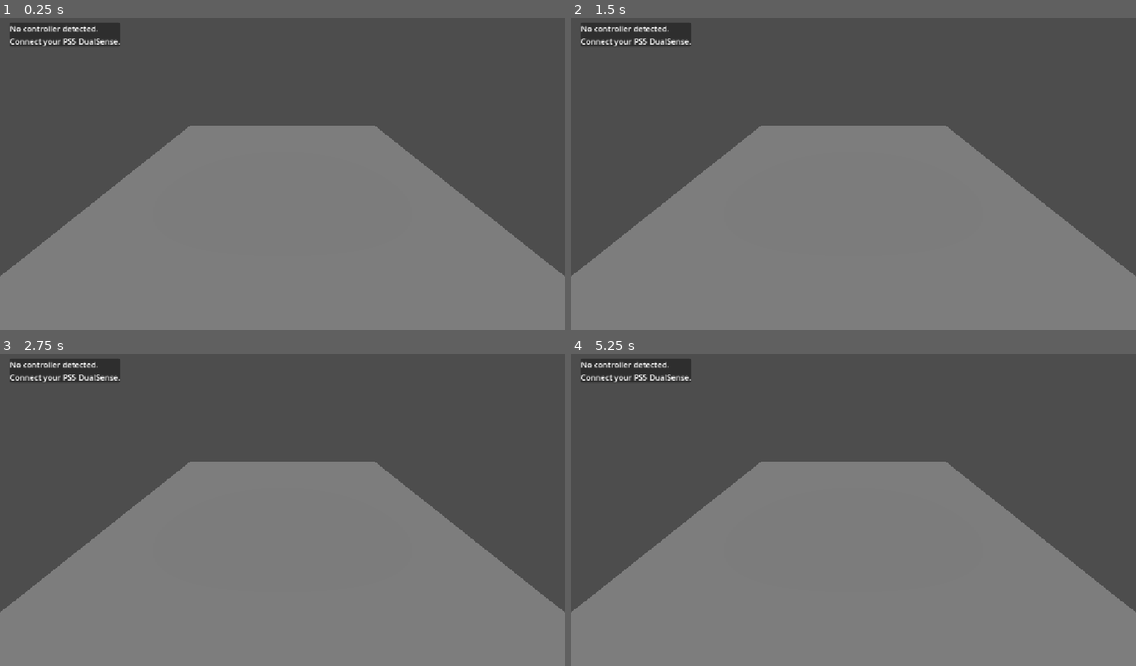
Above: before the commit, frames 1-4 (two rows, left to right).
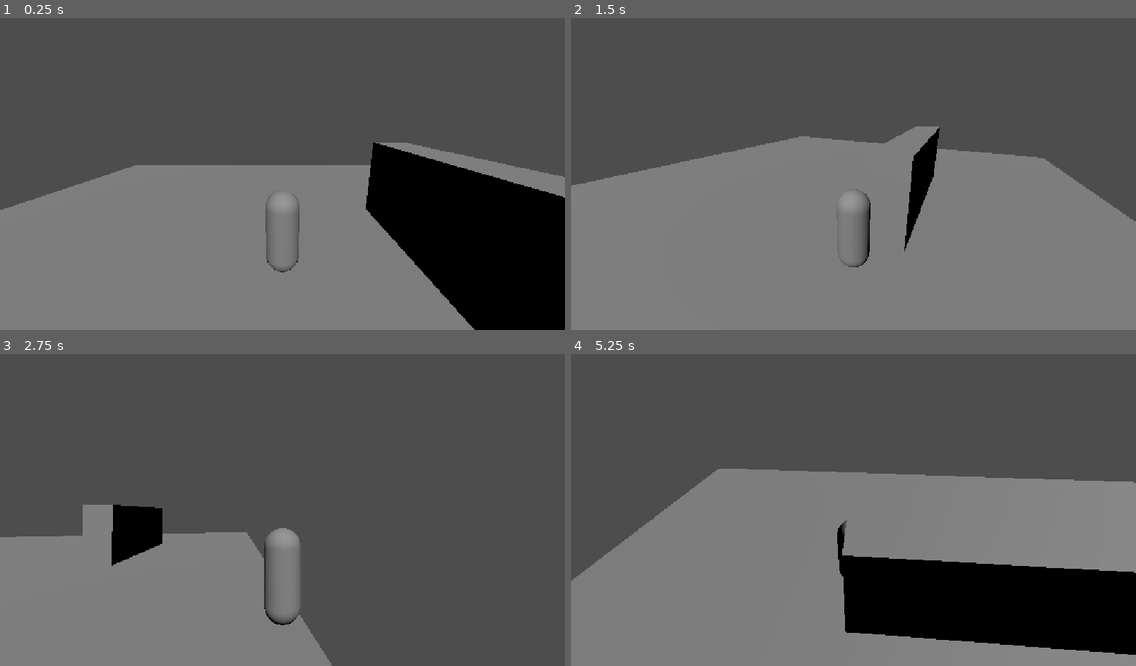
Above: after the commit, the same moments.

Repository: MelodyMan31/guildd-rpg-prototype
Game: Godot game, scene res://scenes/worlds/movement_test.tscn
Two runs of this game, one before a commit and one after it. Both use one fixed random seed, a clock stepped at 60 frames per second and the inputs below. Before the commit the project starts from res://scenes/worlds/test_arena.tscn.
Inputs (mouse positions are in pixels of both pictures, inside the frame that each line leads up to):
- Up to frame 1 (0.25 s): no input
- Up to frame 2 (1.5 s): tap Enter at 0.5 s; move the mouse to (977, 155) at 0.52 s; hold D (move_right) 0.53-1.28 s; hold Shift (sprint, bound only after the commit) 0.53-1.28 s; tap Space (dodge) at 0.6 s; click (977, 155) at 0.67 s; move the mouse to (740, 186) at 1.27 s; hold S (move_back) from 1.28 s (still down); tap Shift (sprint, bound only after the commit) at 1.35 s; click (740, 186) at 1.42 s
- Up to frame 3 (2.75 s): tap Space (dodge) at 1.55, 2.1 s; move the mouse to (339, 438) at 2.02 s; release S (move_back) at 2.03 s; hold D (move_right) from 2.03 s (still down); hold Shift (sprint, bound only after the commit) from 2.03 s (still down); click (339, 438) at 2.17 s
- Up to frame 4 (5.25 s): move the mouse to (825, 572) at 2.77 s; release D (move_right) at 2.78 s; release Shift (sprint, bound only after the commit) at 2.78 s; hold W (move_forward) 2.78-3.53 s; tap Shift (sprint, bound only after the commit) at 2.85, 4.35 s; click (825, 572) at 2.92 s; tap Space (dodge) at 3.05, 3.6, 4.55, 5.1 s; move the mouse to (1023, 553) at 3.52 s; hold Shift (sprint, bound only after the commit) 3.53-4.28 s; hold A (move_left) 3.53-5.03 s; click (1023, 553) at 3.67 s; tap Escape at 4.15 s; move the mouse to (684, 460) at 4.27 s; click (684, 460) at 4.42 s; move the mouse to (881, 506) at 5.02 s; hold S (move_back) from 5.03 s (still down); hold Shift (sprint, bound only after the commit) from 5.03 s (still down); click (881, 506) at 5.17 s

The runs differ from the first frame. In frame 1, 25% of the frame differs, in the area x 0-100%, y 1-100%; in frame 2, 12%; in frame 3, 33%; in frame 4, 24%.

Commit message:
Milestone 1: Third-person movement and camera
Added reusable CharacterBody3D player with keyboard and DualSense support. Implemented camera rotation, analog movement, sprinting, and dodging. Created movement test scene with wall collision and camera obstruction testing. Fixed dodge cooldown and verified sprint controls.

Diff:
--- a/project.godot
+++ b/project.godot
@@ -11,7 +11,7 @@
 [application]
 
 config/name="GuilddRPGPrototype"
-run/main_scene="uid://qi2w0glcpw7e"
+run/main_scene="uid://ct2x265ir2thq"
 config/features=PackedStringArray("4.7", "Forward Plus")
 config/icon="res://icon.svg"
 
@@ -64,6 +64,32 @@
 , Object(InputEventJoypadButton,"resource_local_to_scene":false,"resource_name":"","device":-1,"button_index":2,"pressure":0.0,"pressed":true,"script":null)
 ]
 }
+camera_left={
+"deadzone": 0.2,
+"events": [Object(InputEventJoypadMotion,"resource_local_to_scene":false,"resource_name":"","device":-1,"axis":2,"axis_value":-1.0,"script":null)
+]
+}
+camera_right={
+"deadzone": 0.2,
+"events": [Object(InputEventJoypadMotion,"resource_local_to_scene":false,"resource_name":"","device":-1,"axis":2,"axis_value":1.0,"script":null)
+]
+}
+camera_up={
+"deadzone": 0.2,
+"events": [Object(InputEventJoypadMotion,"resource_local_to_scene":false,"resource_name":"","device":-1,"axis":3,"axis_value":-1.0,"script":null)
+]
+}
+camera_down={
+"deadzone": 0.2,
+"events": [Object(InputEventJoypadMotion,"resource_local_to_scene":false,"resource_name":"","device":-1,"axis":3,"axis_value":1.0,"script":null)
+]
+}
+sprint={
+"deadzone": 0.2,
+"events": [Object(InputEventKey,"resource_local_to_scene":false,"resource_name":"","device":-1,"window_id":0,"alt_pressed":false,"shift_pressed":false,"ctrl_pressed":false,"meta_pressed":false,"pressed":false,"keycode":0,"physical_keycode":4194325,"key_label":0,"unicode":0,"location":1,"echo":false,"script":null)
+, Object(InputEventJoypadButton,"resource_local_to_scene":false,"resource_name":"","device":-1,"button_index":7,"pressure":0.0,"pressed":true,"script":null)
+]
+}
 
 [physics]
 
--- /dev/null
+++ b/scenes/player/player.tscn
@@ -0,0 +1,43 @@
+[gd_scene format=3 uid="uid://cctc1ift2tvtn"]
+
+[ext_resource type="Script" uid="uid://o6l66e6g57uu" path="res://scripts/player/player.gd" id="1_8afob"]
+
+[sub_resource type="CapsuleShape3D" id="CapsuleShape3D_hlim7"]
+radius = 0.35
+height = 1.8
+
+[sub_resource type="CapsuleMesh" id="CapsuleMesh_5fh0d"]
+radius = 0.35
+height = 1.8
+
+[sub_resource type="BoxMesh" id="BoxMesh_dlsu6"]
+custom_aabb = AABB(0, 0.3, -0.38, 0, 0, 0)
+size = Vector3(0.18, 0.18, 0.12)
+
+[sub_resource type="StandardMaterial3D" id="StandardMaterial3D_o5qtk"]
+albedo_color = Color(0, 1, 1, 1)
+
+[node name="Player" type="CharacterBody3D" unique_id=1950447967]
+collision_layer = 2
+script = ExtResource("1_8afob")
+
+[node name="CollisionShape3D" type="CollisionShape3D" parent="." unique_id=1407251439]
+shape = SubResource("CapsuleShape3D_hlim7")
+
+[node name="Visual" type="Node3D" parent="." unique_id=1611654310]
+
+[node name="BodyMesh" type="MeshInstance3D" parent="Visual" unique_id=570859025]
+mesh = SubResource("CapsuleMesh_5fh0d")
+
+[node name="FacingMarker" type="MeshInstance3D" parent="Visual" unique_id=901971739]
+mesh = SubResource("BoxMesh_dlsu6")
+surface_material_override/0 = SubResource("StandardMaterial3D_o5qtk")
+
+[node name="CameraPivot" type="Node3D" parent="." unique_id=918691904]
+transform = Transform3D(1, 0, 0, 0, 1, 0, 0, 0, 1, 0, 1.3, 0)
+
+[node name="SpringArm3D" type="SpringArm3D" parent="CameraPivot" unique_id=1109555220]
+transform = Transform3D(1, 0, 0, 0, 0.9659258, 0.25881904, 0, -0.25881904, 0.9659258, 0, 0, 0)
+spring_length = 4.0
+
+[node name="Camera3D" type="Camera3D" parent="CameraPivot/SpringArm3D" unique_id=1014910552]
--- /dev/null
+++ b/scenes/worlds/movement_test.tscn
@@ -0,0 +1,40 @@
+[gd_scene format=3 uid="uid://ct2x265ir2thq"]
+
+[ext_resource type="PackedScene" uid="uid://cctc1ift2tvtn" path="res://scenes/player/player.tscn" id="2_syvi4"]
+
+[sub_resource type="BoxMesh" id="BoxMesh_hlim7"]
+size = Vector3(20, 0.2, 20)
+
+[sub_resource type="BoxShape3D" id="BoxShape3D_5fh0d"]
+size = Vector3(20, 0.2, 20)
+
+[sub_resource type="BoxMesh" id="BoxMesh_30kp2"]
+size = Vector3(1, 2.5, 6)
+
+[sub_resource type="BoxShape3D" id="BoxShape3D_syvi4"]
+size = Vector3(1, 2.5, 6)
+
+[node name="MovementTest" type="Node3D" unique_id=1652506468]
+
+[node name="Ground" type="StaticBody3D" parent="." unique_id=839605858]
+
+[node name="MeshInstance3D" type="MeshInstance3D" parent="Ground" unique_id=1512824500]
+mesh = SubResource("BoxMesh_hlim7")
+
+[node name="CollisionShape3D" type="CollisionShape3D" parent="Ground" unique_id=798372380]
+shape = SubResource("BoxShape3D_5fh0d")
+
+[node name="TestWall" type="StaticBody3D" parent="." unique_id=1462304962]
+transform = Transform3D(1, 0, 0, 0, 1, 0, 0, 0, 1, 3.5, 1.25, 0)
+
+[node name="MeshInstance3D" type="MeshInstance3D" parent="TestWall" unique_id=1274195516]
+mesh = SubResource("BoxMesh_30kp2")
+
+[node name="CollisionShape3D" type="CollisionShape3D" parent="TestWall" unique_id=2054151192]
+shape = SubResource("BoxShape3D_syvi4")
+
+[node name="DirectionalLight3D" type="DirectionalLight3D" parent="." unique_id=2089995693]
+transform = Transform3D(1, 0, 0, 0, 0.70710677, 0.70710677, 0, -0.70710677, 0.70710677, 0, 0, 0)
+
+[node name="Player" parent="." unique_id=1950447967 instance=ExtResource("2_syvi4")]
+transform = Transform3D(1, 0, 0, 0, 1, 0, 0, 0, 1, 0, 1.05, 0)
--- /dev/null
+++ b/scripts/player/player.gd
@@ -0,0 +1,161 @@
+extends CharacterBody3D
+
+# Movement Settings
+@export var walk_speed: float = 4.0
+@export var sprint_speed: float = 7.0
+@export var rotation_speed: float = 12.0
+
+# Dodge Settings
+@export var dodge_speed: float = 11.0
+@export var dodge_duration: float = 0.25
+@export var dodge_cooldown: float = 0.6
+
+# Camera Settings
+@export var mouse_sensitivity: float = 0.002
+@export var controller_sensitivity: float = 2.5
+
+@export var minimum_pitch: float = -65.0
+@export var maximum_pitch: float = 35.0
+
+# Node References
+@onready var visual: Node3D = $Visual
+@onready var camera_pivot: Node3D = $CameraPivot
+@onready var spring_arm: SpringArm3D = $CameraPivot/SpringArm3D
+@onready var player_camera: Camera3D = $CameraPivot/SpringArm3D/Camera3D
+
+# Internal Variables
+var gravity: float = float(ProjectSettings.get_setting("physics/3d/default_gravity"))
+
+var dodge_time_left: float = 0.0
+var dodge_cooldown_left: float = 0.0
+
+var dodge_direction: Vector3 = Vector3.FORWARD
+
+func _ready() -> void:
+	# Prevent the camera from colliding with our player
+	spring_arm.add_excluded_object(get_rid())
+
+	# Capture mouse omvement for camera rotation
+	Input.mouse_mode = Input.MOUSE_MODE_CAPTURED
+
+# Mouse Camera Controls
+func _unhandled_input(event: InputEvent) -> void:
+	if event is InputEventKey:
+		if event.pressed and event.keycode == KEY_ESCAPE:
+			Input.mouse_mode = Input.MOUSE_MODE_VISIBLE
+
+	elif event is InputEventMouseButton:
+		if event.pressed and event.button_index == MOUSE_BUTTON_LEFT:
+			if Input.mouse_mode == Input.MOUSE_MODE_VISIBLE:
+				Input.mouse_mode = Input.MOUSE_MODE_CAPTURED
+
+	elif event is InputEventMouseMotion:
+		if Input.mouse_mode == Input.MOUSE_MODE_CAPTURED:
+			camera_pivot.rotate_y(-event.relative.x * mouse_sensitivity)
+
+			spring_arm.rotation.x -= (event.relative.y * mouse_sensitivity)
+
+			_clamp_camera_pitch()
+
+# Controller Camera Controls
+func _update_controller_camera(delta: float) -> void:
+	var look_input: Vector2 = Input.get_vector(
+		"camera_left",
+		"camera_right",
+		"camera_up",
+		"camera_down",
+		0.2
+	)
+
+	camera_pivot.rotate_y(-look_input.x * controller_sensitivity * delta)
+
+	spring_arm.rotation.x -= (look_input.y * controller_sensitivity * delta)
+
+	_clamp_camera_pitch()
+
+func _clamp_camera_pitch() -> void:
+	spring_arm.rotation.x = clampf(
+		spring_arm.rotation.x,
+		deg_to_rad(minimum_pitch),
+		deg_to_rad(maximum_pitch)
+	)
+
+# Player Movement
+func _physics_process(delta: float) -> void:
+	_update_controller_camera(delta)
+
+	# Count down the dodge cooldown every frame
+	dodge_cooldown_left = maxf(dodge_cooldown_left - delta, 0.0)
+
+	# Read left stick or WASD
+	var input_direction: Vector2 = Input.get_vector(
+		"move_left",
+		"move_right",
+		"move_forward",
+		"move_back",
+		0.2
+	)
+
+	# Calculate movement relative to the camera
+	var forward: Vector3 = -player_camera.global_transform.basis.z
+	var right: Vector3 = player_camera.global_transform.basis.x
+
+	forward.y = 0.0
+	right.y = 0.0
+
+	forward = forward.normalized()
+	right = right.normalized()
+
+	var move_direction: Vector3 = (right * input_direction.x - forward * input_direction.y)
+
+	# Apply gravity.
+	if not is_on_floor():
+		velocity.y -= gravity * delta
+	else:
+		velocity.y = -0.1
+
+	# Begin a dodge if available
+	if Input.is_action_just_pressed("dodge"):
+		if dodge_time_left <= 0.0 and dodge_cooldown_left <= 0.0:
+			if move_direction.length_squared() > 0.01:
+				dodge_direction = move_direction.normalized()
+			else:
+				dodge_direction = forward
+
+			dodge_time_left = dodge_duration
+			dodge_cooldown_left = dodge_cooldown
+
+	var facing_direction: Vector3 = move_direction
+
+	# Apply dodge or regular movement
+	if dodge_time_left > 0.0:
+		velocity.x = dodge_direction.x * dodge_speed
+		velocity.z = dodge_direction.z * dodge_speed
+
+		facing_direction = dodge_direction
+		dodge_time_left -= delta
+
+	else:
+		var current_speed: float = walk_speed
+
+		if Input.is_action_pressed("sprint"):
+			current_speed = sprint_speed
+
+		velocity.x = move_direction.x * current_speed
+		velocity.z = move_direction.z * current_speed
+
+	# Rotate the visible character toward movement
+	if facing_direction.length_squared() > 0.01:
+		var target_angle: float = atan2(
+			-facing_direction.x,
+			-facing_direction.z
+		)
+
+		visual.rotation.y = lerp_angle(
+			visual.rotation.y,
+			target_angle,
+			minf(rotation_speed * delta, 1.0)
+		)
+
+	# Perform collision-aware movement
+	move_and_slide()
Not shown, added: scripts/player/player.gd.uid
